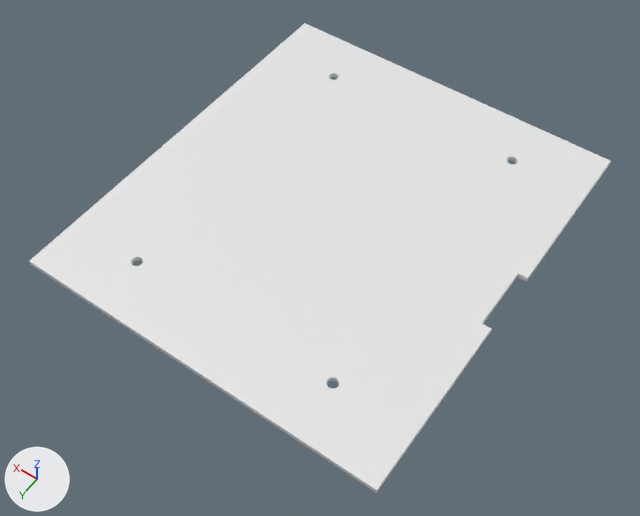
The Blender file 3D files/Display_plate.blend, before and after one commit.
Before and after are seen from a 50 mm lens placed at (-6.66, 9.78, 13.56), pointed at (-0.22, 0.78, -0.59). Lighting does not change. The marker at lower left points along +X, +Y and +Z.
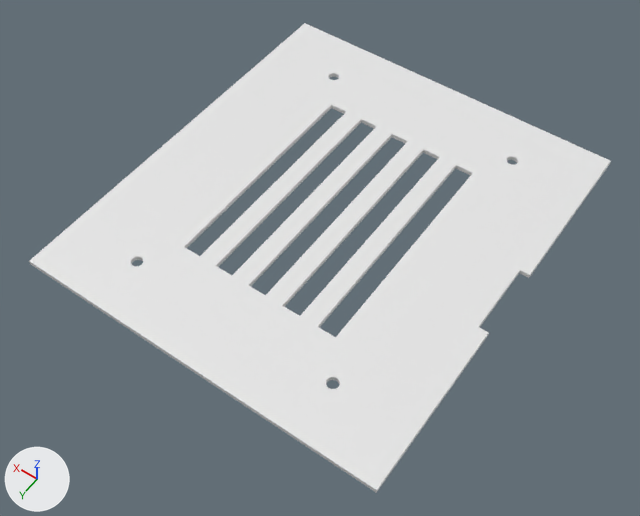
Not drawn themselves, but carrying or shaping drawn objects: ob_bohrung_1, ob_bohrung_2, ob_bohrung_3, ob_bohrung_4, ob_pin_header.

What differs and where, as boxes (x1, y1, x2, y2) in the pictures (640 x 516 px):
'Cube', modifiers changed, reshaped
    both: (29, 23, 611, 493)

The change, as a list of edits to the scene's bpy script:
```text
Change ob_cube:
    remove _m = ob_cube.modifiers.new('Bohrung 1', 'BOOLEAN')
    add _m = ob_cube.modifiers.new('Boolean', 'BOOLEAN')
    add _m.object = ob_pin_header_001
    add _m = ob_cube.modifiers.new('Boolean.001', 'BOOLEAN')
    add _m.object = ob_pin_header_002
    add _m = ob_cube.modifiers.new('Boolean.002', 'BOOLEAN')
    add _m.object = ob_pin_header_003
    add _m = ob_cube.modifiers.new('Boolean.003', 'BOOLEAN')
    add _m.object = ob_pin_header_004
    add _m = ob_cube.modifiers.new('Boolean.004', 'BOOLEAN')
    add _m.object = ob_pin_header_005
    add _m = ob_cube.modifiers.new('Boolean.005', 'BOOLEAN')
    add _m.object = ob_bohrung_2
    add _m = ob_cube.modifiers.new('Boolean.006', 'BOOLEAN')
    add _m.object = ob_bohrung_4
    add _m = ob_cube.modifiers.new('Boolean.007', 'BOOLEAN')
    remove _m = ob_cube.modifiers.new('Bohrung 2', 'BOOLEAN')
    remove _m.object = ob_bohrung_2
    remove _m = ob_cube.modifiers.new('Bohrung 3', 'BOOLEAN')
    remove _m.object = ob_bohrung_4
    remove _m = ob_cube.modifiers.new('Bohrung 4', 'BOOLEAN')
    add _m = ob_cube.modifiers.new('Boolean.008', 'BOOLEAN')
Change ob_bohrung_1:
    ob_bohrung_1.scale: (0.11, 0.11, 0.2) -> (0.12, 0.12, 0.05)
Change ob_bohrung_2:
    ob_bohrung_2.scale: (0.11, 0.11, 0.2) -> (0.12, 0.12, 0.05)
Change ob_bohrung_3:
    ob_bohrung_3.scale: (0.11, 0.11, 0.2) -> (0.12, 0.12, 0.05)
Change ob_bohrung_4:
    ob_bohrung_4.scale: (0.11, 0.11, 0.2) -> (0.12, 0.12, 0.05)
Change ob_pin_header:
    ob_pin_header.scale: (0.1, 0.7, 0.05) -> (0.11, 0.8, 0.05)
Add ob_pin_header_003:
    ob_pin_header_003 = bpy.data.objects.new('Pin Header.003', me_würfel.copy())  # the mesh of ob_pin_header
    ob_pin_header_003.location = (0.0, 0.0, 0.0)
    ob_pin_header_003.scale = (-0.2, 2.5, 0.05)
    _m = ob_pin_header_003.modifiers.new('Boolean', 'BOOLEAN')
    ob_pin_header_003.hide_set(True)  # wire or fog, not drawn
Add ob_pin_header_001:
    ob_pin_header_001 = bpy.data.objects.new('Pin Header.001', me_würfel.copy())  # the mesh of ob_pin_header
    ob_pin_header_001.location = (-1.6, 0.0, 0.0)
    ob_pin_header_001.scale = (-0.2, 2.5, 0.05)
    _m = ob_pin_header_001.modifiers.new('Boolean', 'BOOLEAN')
    ob_pin_header_001.hide_set(True)  # wire or fog, not drawn
Add ob_pin_header_004:
    ob_pin_header_004 = bpy.data.objects.new('Pin Header.004', me_würfel.copy())  # the mesh of ob_pin_header
    ob_pin_header_004.location = (0.8, 0.0, 0.0)
    ob_pin_header_004.scale = (-0.2, 2.5, 0.05)
    _m = ob_pin_header_004.modifiers.new('Boolean', 'BOOLEAN')
    ob_pin_header_004.hide_set(True)  # wire or fog, not drawn
Add ob_pin_header_005:
    ob_pin_header_005 = bpy.data.objects.new('Pin Header.005', me_würfel.copy())  # the mesh of ob_pin_header
    ob_pin_header_005.location = (1.6, 0.0, 0.0)
    ob_pin_header_005.scale = (-0.2, 2.5, 0.05)
    _m = ob_pin_header_005.modifiers.new('Boolean', 'BOOLEAN')
    ob_pin_header_005.hide_set(True)  # wire or fog, not drawn
Add ob_pin_header_002:
    ob_pin_header_002 = bpy.data.objects.new('Pin Header.002', me_würfel.copy())  # the mesh of ob_pin_header
    ob_pin_header_002.location = (-0.8, 0.0, 0.0)
    ob_pin_header_002.scale = (-0.2, 2.5, 0.05)
    _m = ob_pin_header_002.modifiers.new('Boolean', 'BOOLEAN')
    ob_pin_header_002.hide_set(True)  # wire or fog, not drawn
```
